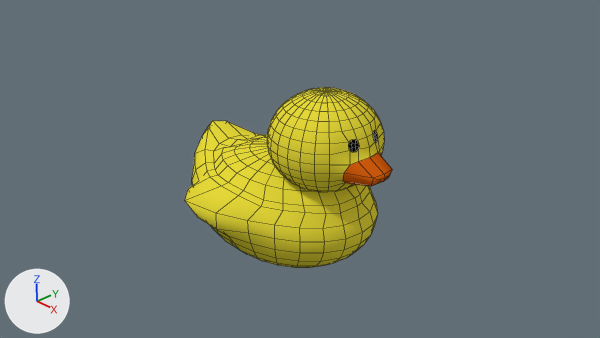
The Blender file HackerMan/Assets/Object Files/rubber_duck.blend as it was, and as the next commit left it.
One viewpoint serves both versions: the file's camera 'Camera'. The lights are fixed; the arrows at lower left show +X, +Y and +Z. Mesh edges are drawn as thin lines.
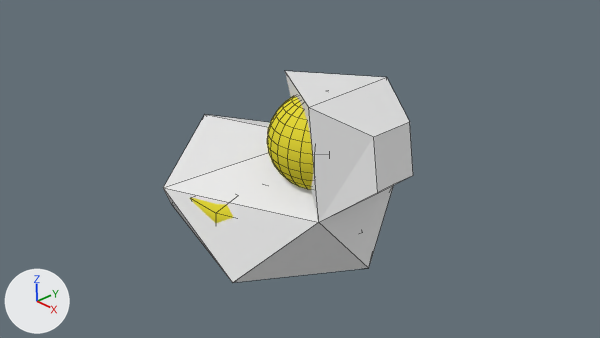
Commit message: Duck Mesh

Changed parts and their boxes (x1, y1, x2, y2) in the pictures (600 x 338 px; the box of a moved part takes in the faces that stretch with it):
'Duck Mesh', added: after (163, 71, 413, 283)
'Sphere', reshaped: before (185, 87, 392, 268); after (190, 96, 313, 223)
part 1 of me_sphere, moved or reshaped: before (185, 177, 238, 229); after (190, 198, 227, 223)

Diff of the bpy script that builds the scene:
```diff
--- a/HackerMan/Assets/Object Files/rubber_duck.blend.py
+++ b/HackerMan/Assets/Object Files/rubber_duck.blend.py
@@ me_sphere @@
 me_sphere.from_pydata(...)  # 814 vertices, 854 faces; spans x -1.05..1.21, y -1.31..1.31, z -1.0..1.86
 # used by ob_sphere; location = (0.0, 0.0, 0.0); scale = (1.88, 1.3, 1.11)
-me_sphere.vertices[690].co = (-0.17, -1.31, 0.32)  # pixel (184, 200)
+# me_sphere part 1
+me_sphere.vertices[690].co = (-0.17, -1.23, 0.32)  # pixel (190, 198)
 me_sphere.materials.append(mat_bill)
@@ me_icosphere @@
+me_icosphere.from_pydata(...)  # 19 vertices, 27 faces; spans x -0.77..0.67, y -0.85..0.85, z -1.22..2.08
@@ ob_duck_mesh @@
+ob_duck_mesh = bpy.data.objects.new('Duck Mesh', me_icosphere)
+ob_duck_mesh.location = (0.0, 0.0, -0.09)
+ob_duck_mesh.scale = (-3.12, 2.06, 1.07)
```
